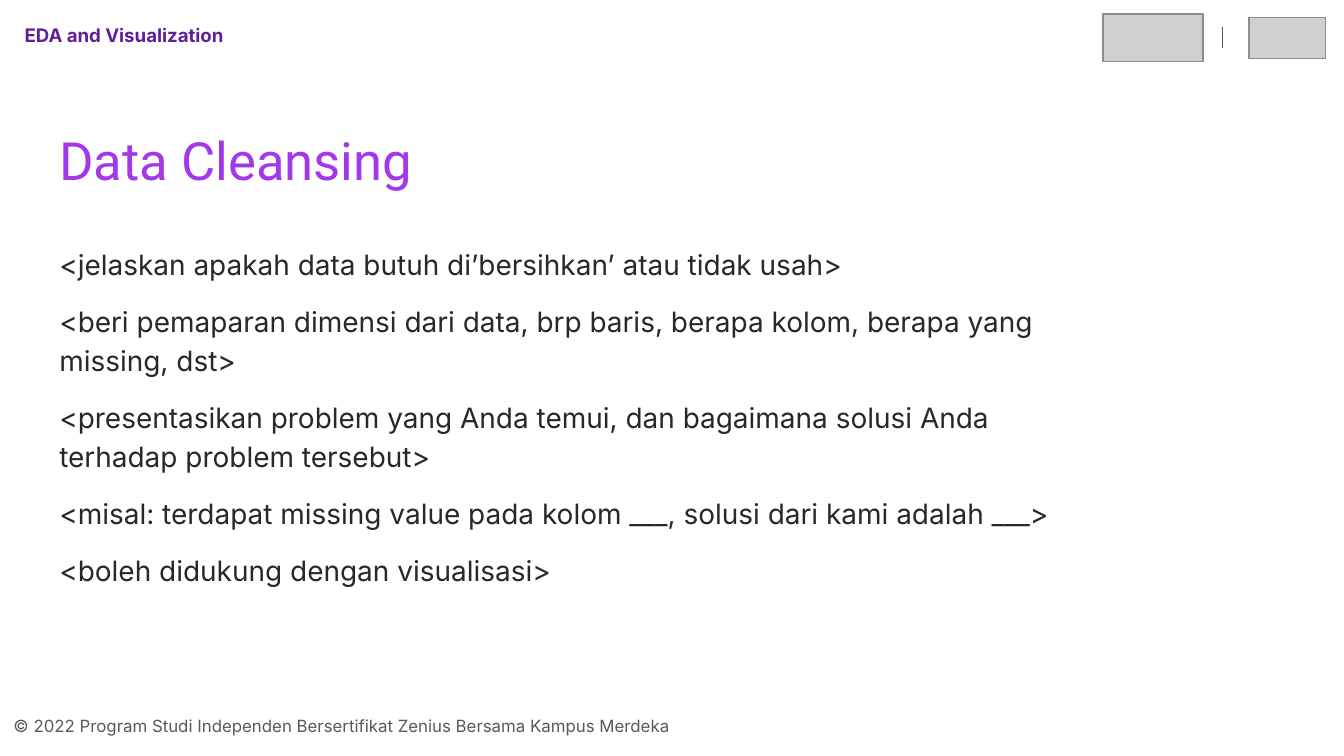
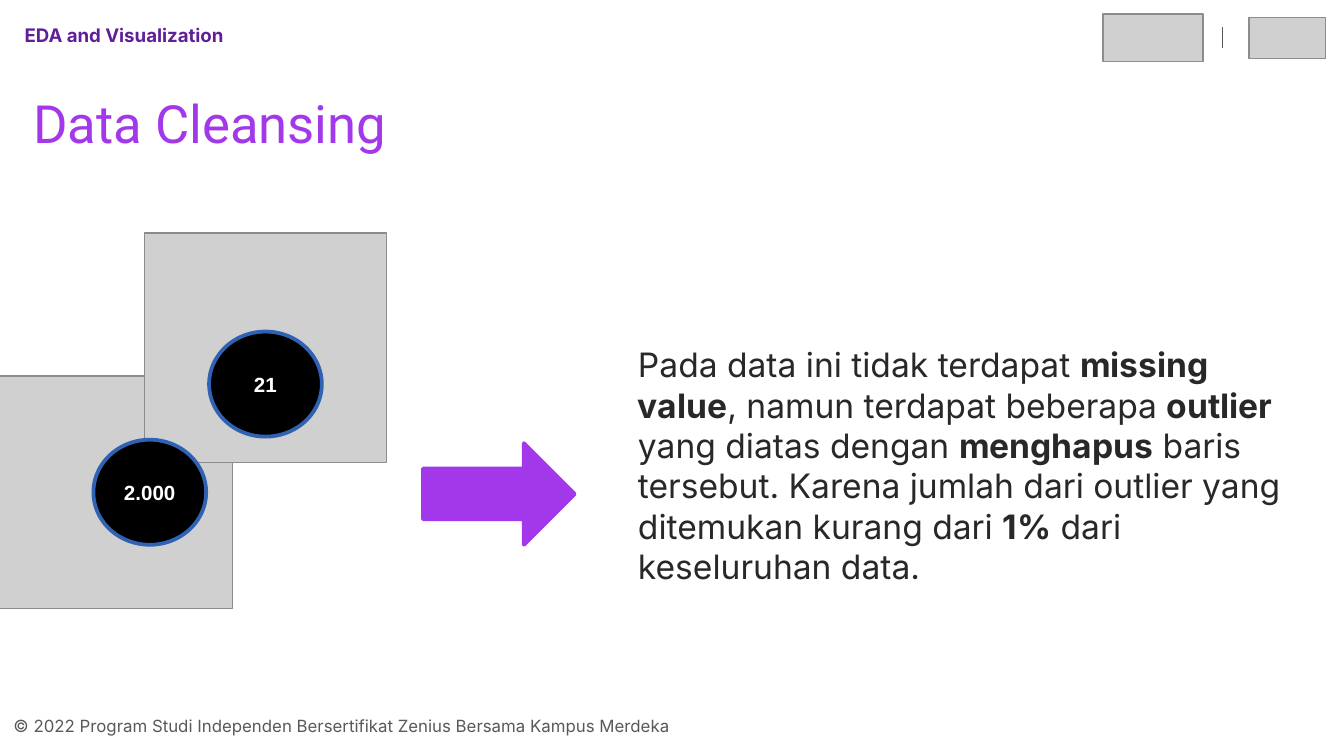
Before and after one commit to Liore-S/mobile-price-classification, a slide deck: slide 9 of Template Final Project.pptx (slide 8 before the commit). Drawn at 1344x756 pixels with LibreOffice and Linux fonts; fonts in the diff are those of the drawing; grey boxes stand for pictures. Boxes give left, top, right and bottom in pixels: in the first picture for what was removed or moved away, otherwise in the second. Text is boxed around its words. In the diff, an @@ line names an element or a change of style, - is before the commit and + after.

```diff
--- a/Template Final Project.pptx
+++ b/Template Final Project.pptx
@@ title "Data Cleansing": place and size @@
-title "Data Cleansing" at bbox=[59, 140, 412, 191]
+title "Data Cleansing" at bbox=[33, 103, 386, 154]
@@ text removed at bbox=[59, 254, 1033, 587] @@
-<jelaskan apakah data butuh di’bersihkan’ atau tidak usah>
-<beri pemaparan dimensi dari data, brp baris, berapa kolom, berapa yang missing, dst>
-<presentasikan problem yang Anda temui, dan bagaimana solusi Anda terhadap problem tersebut>
-<misal: terdapat missing value pada kolom ___, solusi dari kami adalah ___>
-<boleh didukung dengan visualisasi>
@@ group added at bbox=[0, 233, 386, 609]: 2 pictures, 2 ellipses @@
+2.000
+21
@@ text added at bbox=[638, 351, 1280, 580], 18 pt, text #282828 @@
+Pada data ini tidak terdapat missing value, namun terdapat beberapa outlier yang diatas dengan menghapus baris tersebut. Karena jumlah dari outlier yang ditemukan kurang dari 1% dari keseluruhan data.
@@ right arrow added at bbox=[423, 444, 575, 546], fill #A338EB, outline #A338EB 2 pt @@
```
Also in this commit, not shown: 6 other slides changed, 3 slides added, 1 slide removed.
